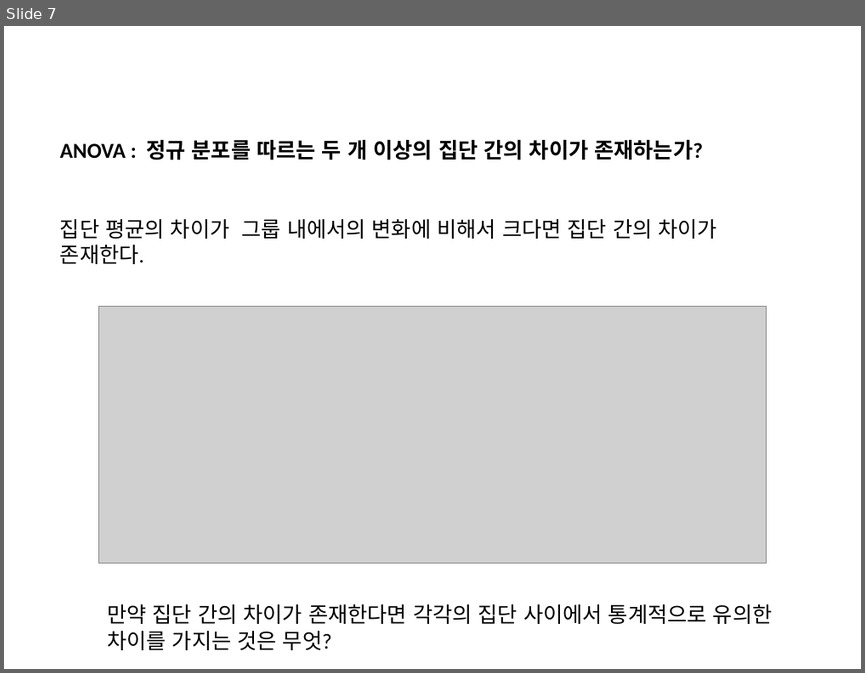
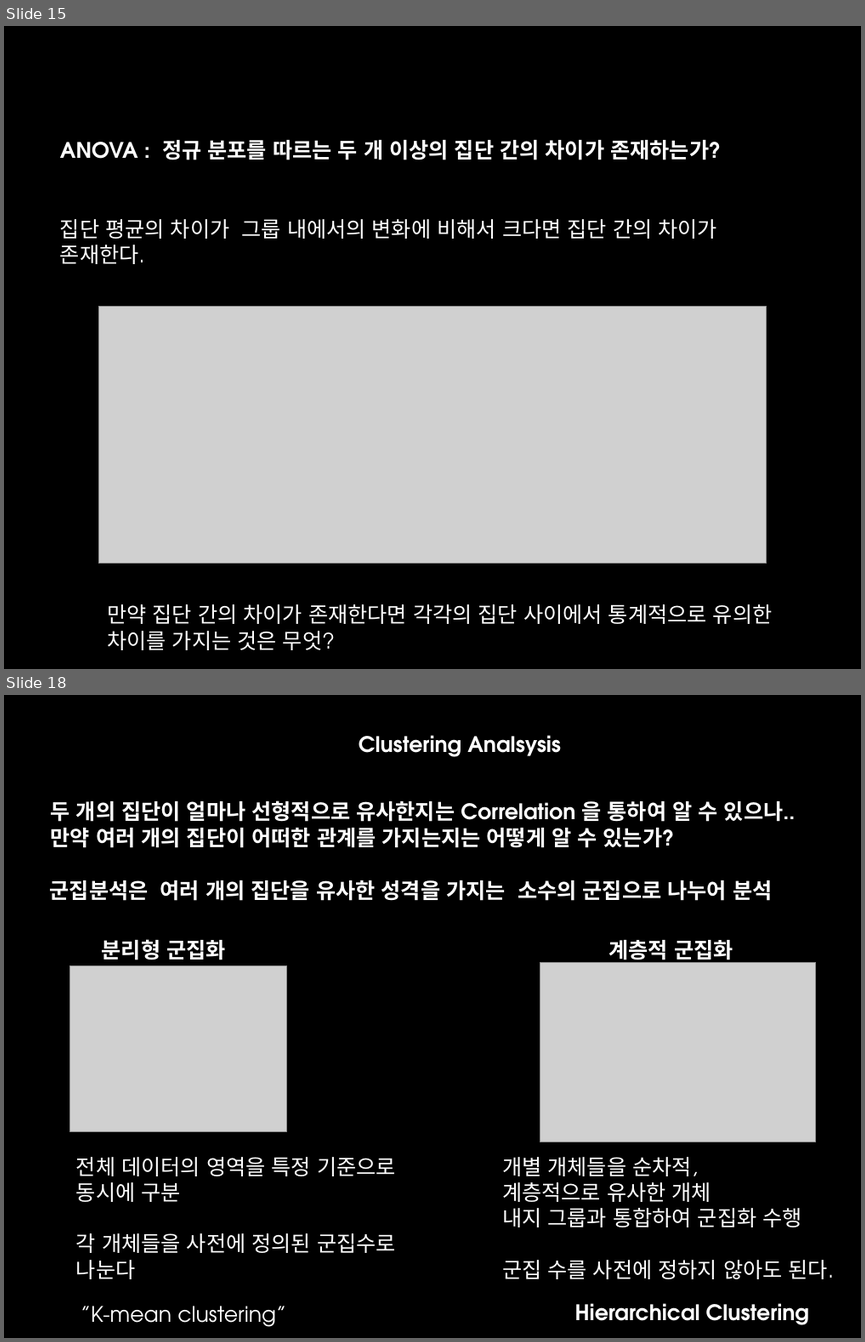
Before and after one commit to suknamgoong1970/CBNU-bioinformatics2021, a slide deck: Lecture8/Lect8.pptx. Shown one above the other, each under a label of ours: slide 7 before the commit, slides 15 and 18 after it; the slides between them are not shown. The pictures are 865x673 and 865x1342 pixels, drawn with LibreOffice and Linux fonts; fonts in the diff are those of the drawing; grey boxes stand for pictures. Boxes give left, top, right and bottom in pixels: in the first picture for what was removed or moved away, otherwise in the second. Text is boxed around its words. In the diff, an @@ line names an element or a change of style, - is before the commit and + after.

```diff
--- a/Lecture8/Lect8.pptx
+++ b/Lecture8/Lect8.pptx
@@ slide 18 added at box(4, 695, 861, 1338), background #000000 @@
@@ text added at box(358, 735, 561, 757), 18 pt, text #FFFFFF, bold @@
+Clustering Analsysis
@@ text added at box(51, 800, 795, 848), 18 pt, text #FFFFFF, bold @@
+두 개의 집단이 얼마나 선형적으로 유사한지는 Correlation 을 통하여 알 수 있으나..
+만약 여러 개의 집단이 어떠한 관계를 가지는지는 어떻게 알 수 있는가?
@@ text added at box(50, 880, 772, 901), 18 pt, text #FFFFFF, bold @@
+군집분석은 여러 개의 집단을 유사한 성격을 가지는 소수의 군집으로 나누어 분석
@@ text added at box(102, 939, 226, 960), 18 pt, text #FFFFFF, bold @@
+분리형 군집화
@@ text added at box(608, 940, 733, 964), 18 pt, text #FFFFFF, bold @@
+계층적 군집화
@@ picture added at box(70, 966, 287, 1132) @@
@@ picture added at box(540, 962, 816, 1142) @@
@@ text added at box(76, 1157, 396, 1279), 18 pt, text #FFFFFF @@
+전체 데이터의 영역을 특정 기준으로 동시에 구분
+각 개체들을 사전에 정의된 군집수로 나눈다
@@ text added at box(502, 1157, 834, 1279), 18 pt, text #FFFFFF @@
+개별 개체들을 순차적,
+계층적으로 유사한 개체
+내지 그룹과 통합하여 군집화 수행
+군집 수를 사전에 정하지 않아도 된다.
@@ text added at box(80, 1305, 286, 1327), 18 pt, text #FFFFFF @@
+”K-mean clustering”
@@ text added at box(575, 1303, 809, 1325), 18 pt, text #FFFFFF, bold @@
+Hierarchical Clustering
@@ what was slide 7 is now slide 15 @@
@@ slide 15 changed as well @@
@@ background #FFFFFF to #000000 @@
@@ font Calibri to TeX Gyre Adventor, text colour #000000 to #FFFFFF in 3 elements at box(60, 140, 721, 160), box(60, 219, 717, 264), box(107, 604, 772, 650) @@
```
Also in this commit, not shown: 8 other slides changed, 17 other slides added, 4 slides removed, 1 other file.
